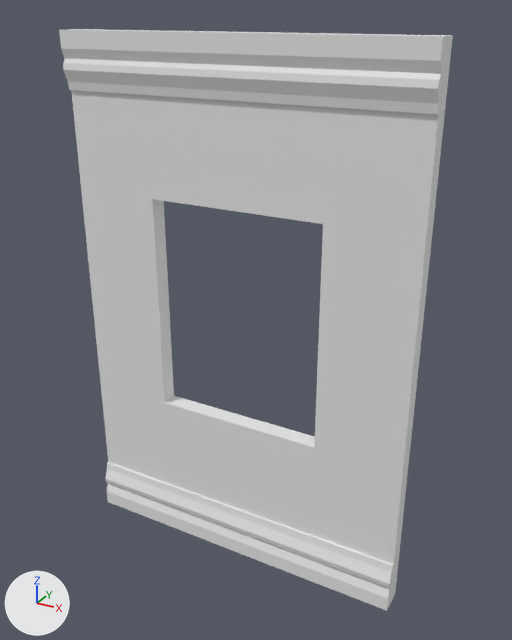
The FBX model ArtAssets/Environment/SM_WindowTile_2M.fbx: old version first, new version second.
One viewpoint serves both versions: a 50 mm lens placed at (1.8, -3.13, 3.1), pointed at (0.07, 0.01, 1.53). The axes (+X, +Y, +Z) are drawn at lower left. The lights are the same throughout. The older version comes first. Where no turn or scale is listed for an object, it has been applied to the vertices. Vertices at exactly the same position are counted once.

Objects in the first picture: 'SM_WindowTile_2M'.
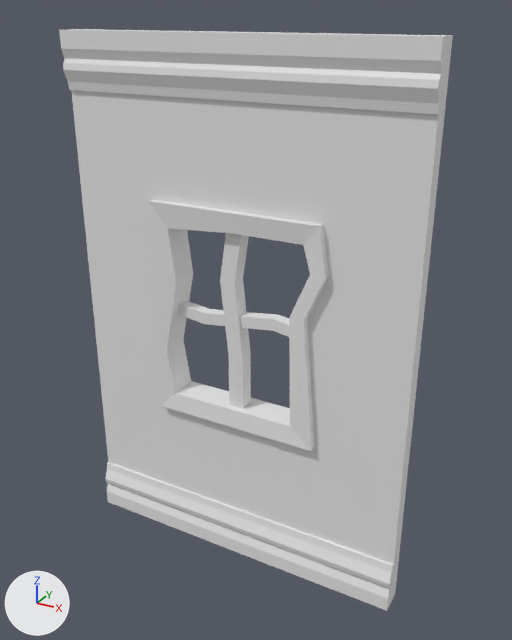
What the commit changed:
me_mesh is used by ob_sm_windowtile_2m; location (0.0, 0.0, 0.0).
me_mesh had 92 vertices, 92 faces and spanned x -1.0..1.0, y -0.15..0.0, z 0.0..3.0.
me_mesh now has 180 vertices, 176 faces and spans x -1.0..1.0, y -0.15..0.06, z 0.0..3.0.
me_mesh part 1: a new loose piece of 40 vertices spanning x -0.53..0.54, y -0.14..0.06, z 0.9..2.16, in mat_openpbr_shader1 (white #e7e7e7).
me_mesh part 2: a new loose piece of 16 vertices spanning x -0.09..0.05, y -0.09..0.0, z 1.01..2.05, in mat_openpbr_shader1 (white #e7e7e7).
me_mesh part 3: a new loose piece of 16 vertices spanning x -0.4..0.42, y -0.08..-0.01, z 1.48..1.6, in mat_openpbr_shader1 (white #e7e7e7).
Part 4, on me_mesh:
8 faces are deleted.
8 vertices are added at x -1.0..1.0, y -0.1, z 1.28..1.91.
8 new vertices lie (0.0, 0.1, 0.0) away from vertices in x -1.0..1.0, y -0.1, z 1.28..1.91.
24 new faces join them.

Location of each change, [x1, y1, x2, y2] in pixels of the pictures (512 x 640 px):
part 1 of me_mesh, added: after [148, 199, 329, 451]
part 2 of me_mesh, added: after [220, 233, 251, 409]
part 3 of me_mesh, added: after [177, 300, 289, 337]
part 4 of me_mesh, built on: [81, 189, 432, 474] in both
